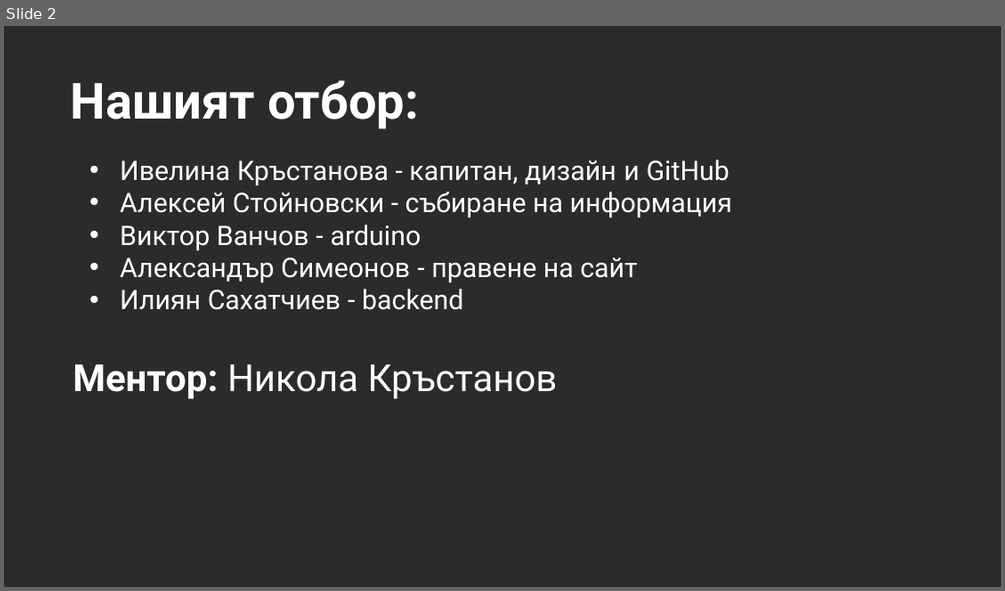
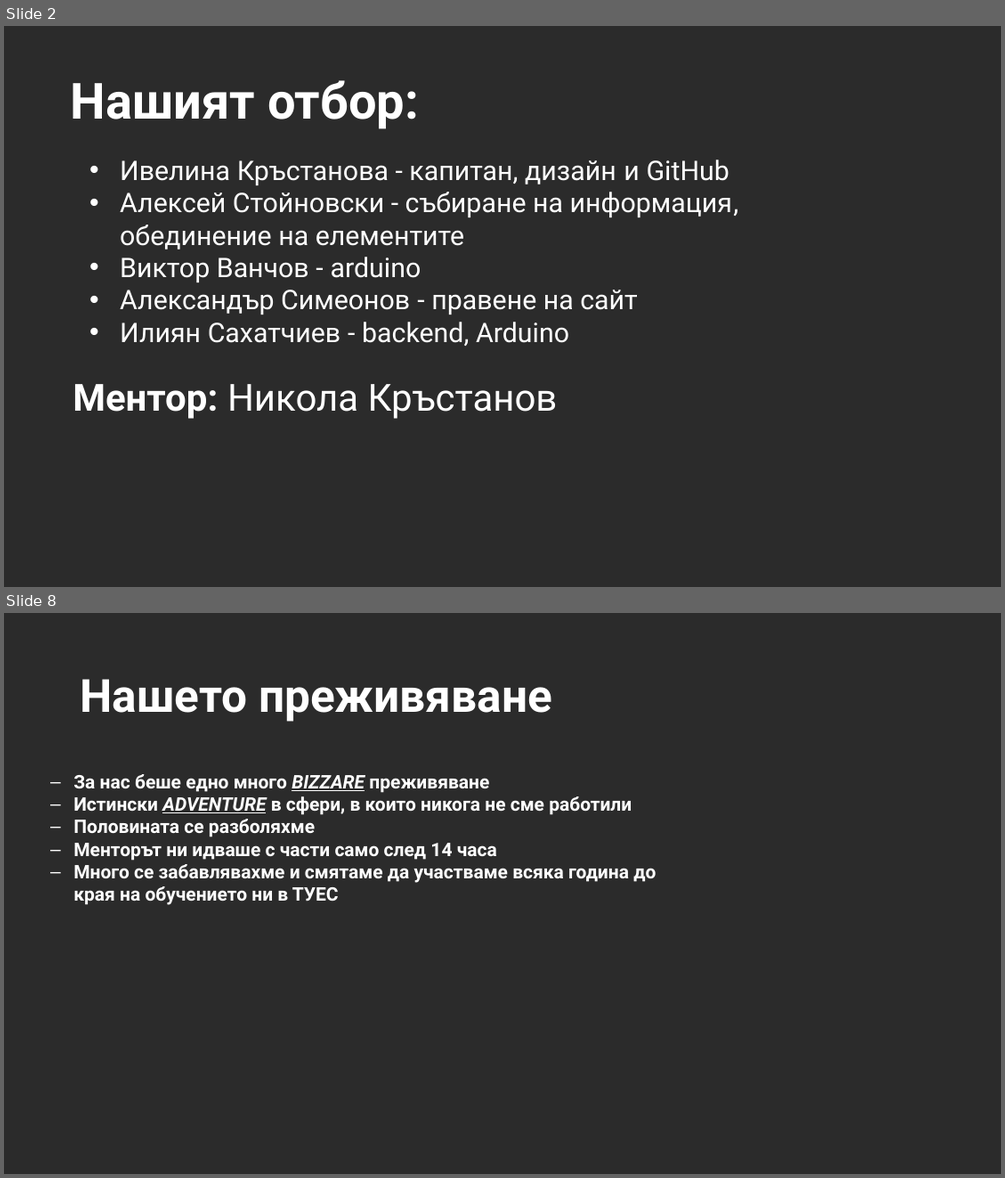
Before and after one commit to VicRattlehead502/Medicine-Man, a slide deck: Prezentaciq.pptx. Shown one above the other, each under a label of ours: slide 2 before the commit, slides 2 and 8 after it; the slides between them are not shown. The pictures are 1005x591 and 1005x1178 pixels, drawn with LibreOffice and Linux fonts; fonts in the diff are those of the drawing; background and template pictures are left out; a plain dark background stands for a picture behind light text. Boxes give left, top, right and bottom in pixels: in the first picture for what was removed or moved away, otherwise in the second. Text is boxed around its words. In the diff, an @@ line names an element or a change of style, - is before the commit and + after.

```diff
--- a/Prezentaciq.pptx
+++ b/Prezentaciq.pptx
@@ slide 8 added at box(4, 613, 1001, 1174), background picture (left out) @@
@@ title added at box(80, 679, 552, 722), 44 pt, text #FFFFFF, bold @@
+Нашето преживяване
@@ text added at box(73, 774, 655, 905), 18 pt, text #FFFFFF, bold @@
+– За нас беше едно много BIZZARE преживяване
+– Истински ADVENTURE в сфери, в които никога не сме работили
+– Половината се разболяхме
+– Менторът ни идваше с части само след 14 часа
+– Много се забавлявахме и смятаме да участваме всяка година до края на обучението ни в ТУЕС
@@ slide 2 changed as well @@
@@ text at box(120, 192, 739, 249): text changed @@
-• Алексей Стойновски - събиране на информация
+• Алексей Стойновски - събиране на информация, обединение на елементите
@@ text at box(120, 321, 569, 346): text changed @@
-• Илиян Сахатчиев - backend
+• Илиян Сахатчиев - backend, Arduino
@@ text "Ментор: Никола Кръстанов": place and size @@
-text "Ментор: Никола Кръстанов" at box(73, 364, 558, 399)
+text "Ментор: Никола Кръстанов" at box(73, 384, 558, 418)
```
Also in this commit, not shown: 1 other slide changed, 7 other slides added, 1 slide removed, 1 other file.
